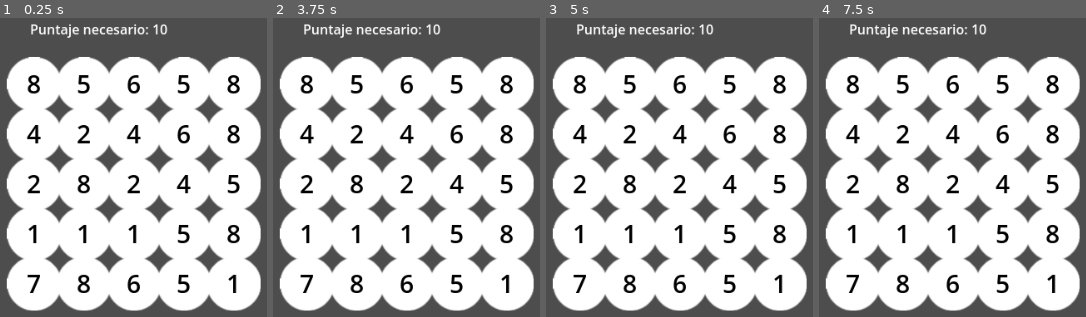
Above: before the commit, frames 1-4 (left to right).
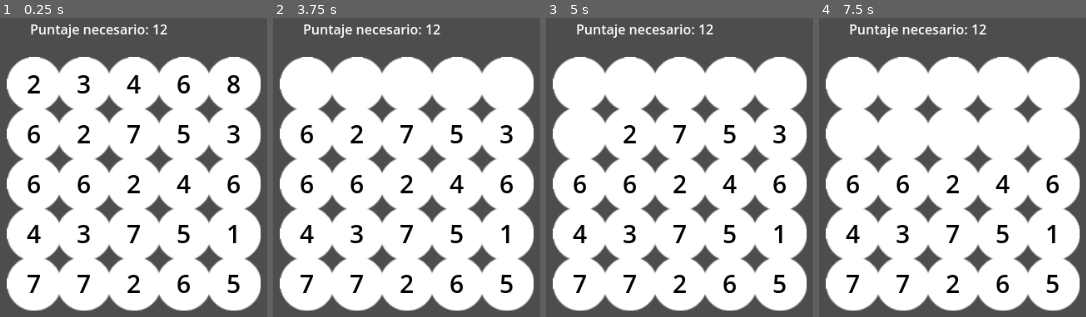
Above: after the commit, the same moments.

Repository: FGHawkeye/minigamejam189_cooking
Game: Godot game, scene res://scenes/main.tscn
The game is run twice, just before and just after one commit, with the same random seed, the same clock (stepped at 60 frames per second) and the same inputs. The project has no main scene, so this scene is started directly.
Inputs (mouse positions are in pixels of both pictures, inside the frame that each line leads up to):
- Up to frame 1 (0.25 s): no input
- Up to frame 2 (3.75 s): tap Enter at 0.5, 2, 3.5 s; move the mouse to (307, 83) at 0.52 s; press the mouse at (307, 83) at 0.53 s; tap Space at 1.25, 2.75 s; move the mouse to (358, 83) at 1.27 s; release the mouse at (358, 83) at 1.28 s; click (358, 83) at 1.35 s; move the mouse to (406, 83) at 2.02 s; press the mouse at (406, 83) at 2.03 s; move the mouse to (457, 83) at 2.77 s; release the mouse at (457, 83) at 2.78 s; click (457, 83) at 2.85 s; move the mouse to (507, 83) at 3.52 s; press the mouse at (507, 83) at 3.53 s
- Up to frame 3 (5 s): tap Space at 4.25 s; move the mouse to (580, 134) at 4.27 s; release the mouse at (580, 134) at 4.28 s; click (580, 134) at 4.35 s
- Up to frame 4 (7.5 s): move the mouse to (904, 134) at 5.02 s; press the mouse at (904, 134) at 5.03 s; move the mouse to (952, 134) at 5.77 s; release the mouse at (952, 134) at 5.78 s; click (952, 134) at 5.85 s; move the mouse to (1003, 134) at 6.52 s; press the mouse at (1003, 134) at 6.53 s; move the mouse to (1053, 134) at 7.27 s; release the mouse at (1053, 134) at 7.28 s; click (1053, 134) at 7.35 s

The runs differ from the first frame. In frame 1, 3.6% of the frame differs, in the area x 10-90%, y 2-92%; in frame 2, 3.9%; in frame 3, 3.8%; in frame 4, 4.1%.

Commit message:
pruebas menu

Diff:
--- /dev/null
+++ b/blur.gdshader
@@ -0,0 +1,10 @@
+shader_type canvas_item;
+render_mode blend_mix, unshaded;
+
+uniform sampler2D SCREEN_TEXTURE : hint_screen_texture;
+uniform float lod : hint_range(0.0, 5.0) = 0.0;
+
+void fragment() {
+    vec4 color = textureLod(SCREEN_TEXTURE, SCREEN_UV, lod);
+    COLOR = color;
+}
--- /dev/null
+++ b/menuLose.gdshader
@@ -0,0 +1,13 @@
+shader_type canvas_item;
+uniform sampler2D SCREEN_TEXTURE: hint_screen_texture, filter_linear_mipmap;
+
+uniform float lod: hint_range(0.0, 5)=0.0;
+
+void fragment() {
+	vec4 color= texture(SCREEN_TEXTURE, SCREEN_UV,lod);
+	COLOR =color;
+}
+//void light() {
+//	// Called for every pixel for every light affecting the CanvasItem.
+//	// Uncomment to replace the default light processing function with this one.
+//}
--- a/scenes/ingrediente.tscn
+++ b/scenes/ingrediente.tscn
@@ -1,8 +1,7 @@
-[gd_scene load_steps=6 format=3 uid="uid://bgeiuljqf4ubf"]
+[gd_scene load_steps=5 format=3 uid="uid://bgeiuljqf4ubf"]
 
 [ext_resource type="Script" uid="uid://b1kfunqjdqqqe" path="res://scripts/clickIngrediente.gd" id="2_dwhbi"]
 [ext_resource type="Texture2D" uid="uid://8mqowtlomqef" path="res://sprites/ingrediente_mock.png" id="2_hsx5i"]
-[ext_resource type="Script" uid="uid://cmcacupptqeik" path="res://scripts/numIngredientes.gd" id="2_jennl"]
 
 [sub_resource type="LabelSettings" id="LabelSettings_u2cdj"]
 font_size = 30
@@ -13,9 +12,11 @@
 
 [node name="Ingrediente" type="Sprite2D"]
 texture = ExtResource("2_hsx5i")
-script = ExtResource("2_jennl")
 
-[node name="LabelIngr" type="Label" parent="."]
+[node name="Area2D" type="Area2D" parent="."]
+script = ExtResource("2_dwhbi")
+
+[node name="LabelIngr" type="Label" parent="Area2D"]
 offset_left = -27.0
 offset_top = -22.0
 offset_right = 27.0
@@ -24,9 +25,6 @@
 horizontal_alignment = 1
 vertical_alignment = 1
 
-[node name="Area2D" type="Area2D" parent="."]
-script = ExtResource("2_dwhbi")
-
 [node name="CollisionShape2D" type="CollisionShape2D" parent="Area2D"]
 position = Vector2(0, -0.5)
 shape = SubResource("RectangleShape2D_jennl")
--- a/scenes/main.tscn
+++ b/scenes/main.tscn
@@ -1,16 +1,9 @@
 [gd_scene load_steps=3 format=3 uid="uid://cv1flc1otdj8f"]
 
-[ext_resource type="Script" uid="uid://bvgwkwxr1wd4s" path="res://scripts/numAleatorio.gd" id="1_0wfyh"]
+[ext_resource type="Script" uid="uid://bvgwkwxr1wd4s" path="res://scripts/scoreManager.gd" id="1_0wfyh"]
 [ext_resource type="Script" uid="uid://cc86yvq6xleb5" path="res://scripts/generadorIngredientes.gd" id="1_o5qli"]
 
 [node name="main" type="Node2D"]
-script = ExtResource("1_0wfyh")
-
-[node name="Label" type="Label" parent="."]
-offset_left = 95.0
-offset_top = 122.0
-offset_right = 347.0
-offset_bottom = 166.0
 
 [node name="generadorIngredientes" type="Node" parent="."]
 script = ExtResource("1_o5qli")
@@ -89,3 +82,12 @@
 
 [node name="Marker2D25" type="Marker2D" parent="generadorIngredientes"]
 position = Vector2(340, 440)
+
+[node name="scoreIngredientes" type="Node" parent="."]
+script = ExtResource("1_0wfyh")
+
+[node name="Label" type="Label" parent="scoreIngredientes"]
+offset_left = 95.0
+offset_top = 122.0
+offset_right = 347.0
+offset_bottom = 166.0
--- a/scripts/clickIngrediente.gd
+++ b/scripts/clickIngrediente.gd
@@ -1,6 +1,13 @@
 extends Area2D
+var numIngr = 0
+func _ready():
+	numIngr = int(randf_range(1,9))
+	$LabelIngr.text = str(numIngr)
 
 func _input_event(viewport, event, shape_idx):
 	if event.is_action_pressed("click"):
 		print("click")
+		print("Valor del ingrediente:", numIngr)
+		get_node("/root/main/scoreIngredientes").sumarPuntaje(int(numIngr))
+		queue_free()
 		#TODO: Desaparecer y sumar a la suma total
--- a/scripts/numIngredientes.gd
+++ b/scripts/ingrediente.gd
@@ -3,3 +3,5 @@
 	var numIngr
 	numIngr = int(randf_range(1,9))
 	$LabelIngr.text = str(numIngr)
+	print("Valor del ingrediente:", numIngr)
+	get_node(".../root/scoreManager").sumar_puntaje(numIngr)
--- a/scripts/numAleatorio.gd
+++ /dev/null
@@ -1,5 +0,0 @@
-extends Node
-func _ready():
-	var numAl
-	numAl = int(randf_range(7, 15))
-	$Label.text = "Puntaje necesario: " + str(numAl)
--- /dev/null
+++ b/scripts/scoreManager.gd
@@ -0,0 +1,13 @@
+extends Node
+var scoreWin =0
+var scoreTotal =0
+func _ready():  #Puntaje necesario
+	scoreWin = int(randf_range(7, 15))
+	$Label.text = "Puntaje necesario: " + str(scoreWin)
+func sumarPuntaje(valor):
+	scoreTotal += valor
+	print("Puntaje actual: ", scoreTotal)
+	if scoreTotal == scoreWin:
+		print("Win")
+	if scoreTotal > scoreWin:
+		print("Lose")
--- /dev/null
+++ b/shader/menu_lose.gdshader
@@ -0,0 +1,14 @@
+shader_type canvas_item;
+
+void vertex() {
+	// Called for every vertex the material is visible on.
+}
+
+void fragment() {
+	// Called for every pixel the material is visible on.
+}
+
+//void light() {
+//	// Called for every pixel for every light affecting the CanvasItem.
+//	// Uncomment to replace the default light processing function with this one.
+//}
--- /dev/null
+++ b/shader/menu_lose.tscn
@@ -0,0 +1,61 @@
+[gd_scene load_steps=5 format=3 uid="uid://df00nymfkli2k"]
+
+[ext_resource type="Shader" uid="uid://cv4g535x0ccwm" path="res://blur.gdshader" id="1_hpugl"]
+
+[sub_resource type="ShaderMaterial" id="ShaderMaterial_0vvuo"]
+shader = ExtResource("1_hpugl")
+shader_parameter/lod = 0.0
+
+[sub_resource type="Animation" id="Animation_8th2x"]
+resource_name = "blur"
+length = 0.3
+
+[sub_resource type="AnimationLibrary" id="AnimationLibrary_wqwc4"]
+_data = {
+&"blur": SubResource("Animation_8th2x")
+}
+
+[node name="menuLose" type="Control"]
+layout_mode = 3
+anchors_preset = 15
+anchor_right = 1.0
+anchor_bottom = 1.0
+grow_horizontal = 2
+grow_vertical = 2
+
+[node name="ColorRect" type="ColorRect" parent="."]
+material = SubResource("ShaderMaterial_0vvuo")
+offset_right = 953.0
+offset_bottom = 596.0
+color = Color(0.00372601, 0.00397472, 0.00408382, 0.94902)
+
+[node name="PanelContainer" type="PanelContainer" parent="."]
+layout_mode = 1
+anchors_preset = 15
+anchor_right = 1.0
+anchor_bottom = 1.0
+offset_left = 304.0
+offset_top = 339.0
+offset_right = -307.0
+offset_bottom = -185.0
+grow_horizontal = 2
+grow_vertical = 2
+rotation = 0.000403179
+
+[node name="VBoxContainer" type="VBoxContainer" parent="PanelContainer"]
+layout_mode = 2
+
+[node name="Button" type="Button" parent="PanelContainer/VBoxContainer"]
+process_mode = 3
+layout_mode = 2
+text = "Reiniciar"
+
+[node name="Button2" type="Button" parent="PanelContainer/VBoxContainer"]
+process_mode = 3
+layout_mode = 2
+text = "Salir"
+
+[node name="AnimationPlayer" type="AnimationPlayer" parent="."]
+libraries = {
+&"": SubResource("AnimationLibrary_wqwc4")
+}
Not shown, added: blur.gdshader.uid
Not shown, added: menuLose.gdshader.uid
Renamed: scripts/numIngredientes.gd.uid -> scripts/ingrediente.gd.uid
Renamed: scripts/numAleatorio.gd.uid -> scripts/scoreManager.gd.uid
Not shown, added: shader/menu_lose.gdshader.uid
